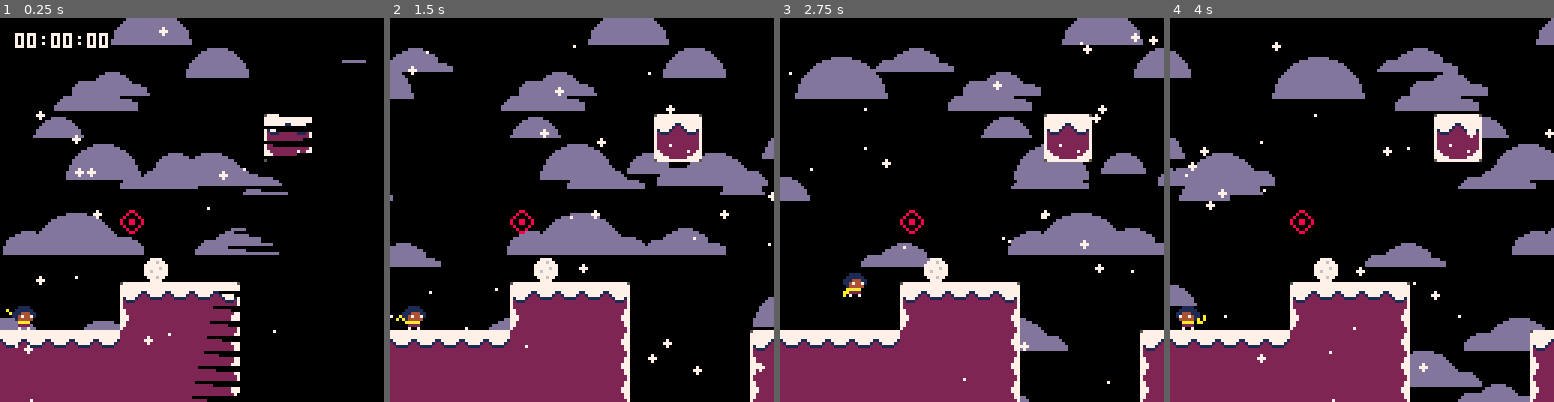
Above: before the commit, frames 1-4 (left to right).
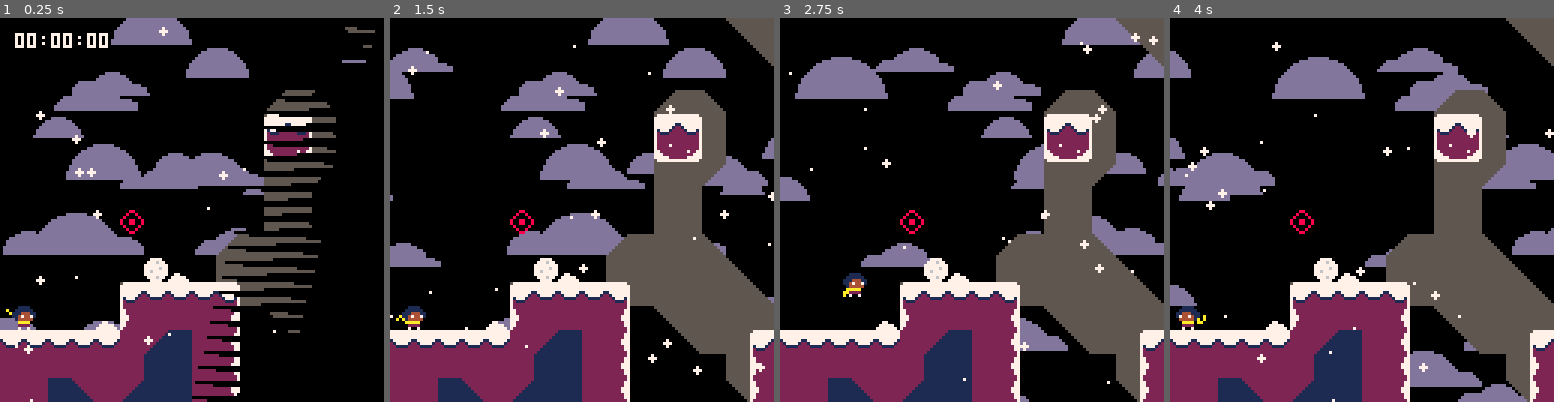
Above: after the commit, the same moments.

Repository: ExOK/Celeste2
Game: PICO-8 cartridge 0.p8
Two runs of this game, one before a commit and one after it. Both use one fixed random seed, a clock stepped at 60 frames per second and the inputs below.
Inputs:
- Up to frame 1 (0.25 s): no input
- Up to frame 2 (1.5 s): tap X (X key) at 0.33, 1.07 s; tap O (Z key) at 0.7 s
- Up to frame 3 (2.75 s): hold Right 1.6-2.1 s; tap O (Z key) at 1.7, 2.1, 2.5 s; tap X (X key) at 1.85 s; hold Up 2.15-2.42 s; hold Right from 2.47 s (still down)
- Up to frame 4 (4 s): tap O (Z key) at 2.9, 3.3, 3.7 s; tap X (X key) at 2.97 s; release Right at 3.03 s; hold Left 3.08-3.58 s; hold Down 3.63-3.97 s

The runs differ from the first frame. In frame 1, 7.5% of the frame differs, in the area x 12-98%, y 2-100%; in frame 2, 17%, in the area x 12-100%, y 0-100%; in frame 3, 17%; in frame 4, 17%.

Commit message:
some more tiles

Diff:
--- a/0.p8
+++ b/0.p8
@@ -49,25 +49,25 @@
 
 
 __gff__
-0003000000000101000000000000000003030300000001010000000000000001030303030800030301010107070700030303030303030303010101070707000000000000000000000000000000000000000000000000000000000000000000000000000000000000000000000000000000000000000000000000000000000000
+0003000000000101010100000000000003030300000001010101000000000001030303030800030301010107070700030303030303030303010101070707000000000000000000000000000000000000000000000000000000000000000000000000000000000000000000000000000000000000000000000000000000000000
 0000000000000000000000000000000000000000000000000000000000000000000000000000000000000000000000000000000000000000000000000000000000000000000000000000000000000000000000000000000000000000000000000000000000000000000000000000000000000000000000000000000000000000
 __map__
-0000000000000000000000000000000000000000002021212121220000000000000000000000000000000000000000000000000000000000000000000000000000000000000000000000000000000000000000000000000000000000000000000000000000000000000000000000000000000000000000000000000000000000
-0000000000000000000000000000000000000000002021212121320000000000000000000000000000000000000000000000000000000000000000000000000000000000000000000000000000000000000000000000000000000000000000000000000000000000000000000000000000000000000000000000000000000000
-0000000000000000000000000000000000000000003031313132000000000000000000000000000000000000000000000000000000000000000000000000000000000000000000000000000000000000000000000000000000000000000000000000000000000000000000000000000000000000000000000000000000000000
-0000000000000000000000000000000000000000000000000000000000000000000000000000000000000000000000000000000000000000000000000000000000000000000000000000000000000000000000000000000000000000000000000000000000000000000000000000000000000000000000000000000000000000
-0000000000000000000000000000000010120000000000000000000000000000101200000000000000000000000000000000000000000000000000000000000000000000000000000000000000000000000000000000000000000000000000000000000000000000000000000000000000000000000000000000000000000000
-0000000000000000000000000000000030320000000000000000000000000000202200000000000000000000000000000000000000000000000000000000000000000000000000000000000000000000000000000000000000000000000000000000000000000000000000000000000000000000000000000000000000000000
-0000000000000000000000000000000000000000000000000000000000000000202200000010111112000000000000000000000000000000000000000000000000000000000000000000000000000000000000000000000000000000000000000000000000000000000000000000000000000000000000000000000000000000
-0000000000000000000000000000000000000000000000000000000000000000202200000020212122000000000000000000000000000000000000000000000000000000000000000000000000000000000000000000000000000000000000000000000000000000000000000000000000000000000000000000000000000000
-000000000000000000002e000000000000000000000000000000000000000000202200000020212122000000000000000000000000000000000000000000000000000000000000000000000000000000000000000000000000000000000000100000000000000000000000000000000000000000000000000000000000000000
-0000000000000000000000000000000000000000000000000000000000000000303200000020212122000000101111111111111111120000000000000000000000000000000000000000000000000000000000000000000000000000000000200000000000000000000000000000000000000000000000000000000000000000
-00000000000000000000003e0000000000000000001011111112000000000000000000000020212122000000202121212121212121220000000000000000000000000000000000000000000000000000000000000000000000000000000000200000000000000000000000000000000000000000000000000000000000000000
-0006070000000000000010111111120000000000002021212122000000000000000000000020212122000000202121212121212121211111111111113434000034000034343400000000343400340000340034340000000034340011111111210000000000000000000000000000000000000000000000000000000000000000
-0016170000000200000020212121220000000000003031313132000000003311111200000030212122000000302121212121212121212121212121220000000000000000000000000000000000000000000000000000000000000020212121210000000000000000000000000000000000000000000000000000000000000000
-1111111111111111111121212121220000000000101111111112000000000020212200000000202132000000002021212121212121212121212121220000000000000000000000000000000000000000000000000000000000000030312121210000000000000000000000000000000000000000000000000000000000000000
-2726272121212121212121212121220000000000202121212622000000000020212200000000202200000000002021212121212121212121212121220000000000000000000000000000000000000000000000000000000000000000002021210000000000000000000000000000000000000000000000000000000000000000
-3838382121212121212121212121220000000000202721263822000000000020212200000000202200000000002021212121212121212121212121220000000000000000000000000000000000000000000000000000000000000000002021210000000000000000000000000000000000000000000000000000000000000000
+000000000000000000000000000000000000002a282021212121220000000000000000000000000000000000000000000000000000000000000000000000000000000000000000000000000000000000000000000000000000000000000000000000000000000000000000000000000000000000000000000000000000000000
+00000000000000000000000000000000000000002a2021212121320000000000000000000000000000000000000000000000000000000000000000000000000000000000000000000000000000000000000000000000000000000000000000000000000000000000000000000000000000000000000000000000000000000000
+0000000000000000000000000000000000000000003031313132290000000000000000000000000000000000000000000000000000000000080000000000000000000000000000000000000000000000000000000000000000000000000000000000000000000000000000000000000000000000000000000000000000000000
+000000000000000000000000000000003a2839000000000000000000000000003a2828000000000000000000000000000000000000000010111200000000000000000000000000000000000000000000000000000000000000000000000000000000000000000000000000000000000000000000000000000000000000000000
+0000000000000000000000000000000010122800000000000000000000000000101228000000000000000000000000000000000000000020212200000000000000000000000000000000000000000000000000000000000000000000000000000000000000000000000000000000000000000000000000000000000000000000
+0000000000000000000000000000000030322800000000000000000000000000202228390000000800000000000000000000000000000030313200000000000000000000000000000000000000000000000000000000000000000000000000000000000000000000000000000000000000000000000000000000000000000000
+0000000000000000000000000000000028282900000000000000000000000000202228282810111112000000000000000000000000000028290000000000000000000000000000000000000000000000000000000000000000000000000000000000000000000000000000000000000000000000000000000000000000000000
+000000000000000000000000000000002828000000000000000000000000000020222a282820212122000000000000000000000000003a28000000000000000000000000000000000000000000000000000000000000000000000000000000080000000000000000000000000000000000000000000000000000000000000000
+000000000000000000002e000000000028280000000000000000000000000000202200002820212122000000001819000908081809002800000000000000000000000000000000000000000000000000000000000000000000000000003a00100000000000000000000000000000000000000000000000000000000000000000
+00000000000000000000000000003a2828283900000000000008000000000000303200002820212122390000101111111111111111122839000000000000000000000000000000000000000000000000000000000000000000000000002828200000000000000000000000000000000000000000000000000000000000000000
+00000000000000000000003e0800282828282839001011111112000000000000282800002a2021212228003a2021212121212121212228280000000008000000000000000000000000000000000000000000000000000000000000083a2828200000000000000000000000000000000000000000000000000000000000000000
+000607000000000000001011111112282828282839202121212200000000000028280000002021212228002820213827212121212121111111111111122f00002f00002f2f2f000000002f2f002f00002f002f2f000000003f3f3f10111111210000000000000000000000000000000000000000000000000000000000000000
+001617000000020000082021212122002a282828283031313132000000002b2c2c2d3900003021212228002830213638212126382721212121212121320000001f0000001f0000000000001f001f00001f00001f0000000000001f20212121210000000000000000000000000000000000000000000000000000000000000000
+11111111111111111111212638212200002a282810111111111200000000281011122828282820213228002828202121212138383838272121212122280000001f0000001f0000000000001f001f00001f00001f0000000000001f30312121210000000000000000000000000000000000000000000000000000000000000000
+272627212121212121212138382122000000002820212121262200000000282021222828282820222828392828202121212638383838383838272122280000001f0000001f003a283900001f001f00001f00001f0000000000001f28282021210000000000000000000000000000000000000000000000000000000000000000
+383838212121213827212638382122000000002a202721263822000000002a2021222828282820222828282828202638383838383838383838382122290000001f0000001f3a28282800001f001f00001f00001f0000000000001f2a282021210000000000000000000000000000000000000000000000000000000000000000
 0000000000000000000000000000000000000000000000000000000000000000000000000000000000000000000000000000000000000000000000000000000000000000000000000000000000000000000000000000000000000000000000000000000000000000000000000000000000000000000000000000000000000000
 0000000000000000000000000000000000000000000000000000000000000000000000000000000000000000000000000000000000000000000000000000000000000000000000000000000000000000000000000000000000000000000000000000000000000000000000000000000000000000000000000000000000000000
 ff7ffba7e74f000c45198e2129f28d83b62e613e4dfccfc8b2fdffdf6cd3ff3f9ce3498efdff7feeae2f7f2cc9ff7fccd15f727dff7f3abae494edff2f3bffffb5fcdf33ffd330c26257b6ffbf92d79736e9feffdbee1ff2e4389663ffab24873f8880303c4018224bfd935ffe697ef2479248f3d7e4d820bf65fb7f24f9cf43
Not shown, changed: 24 lines of the sprite sheet (__gfx__) section of 0.p8
